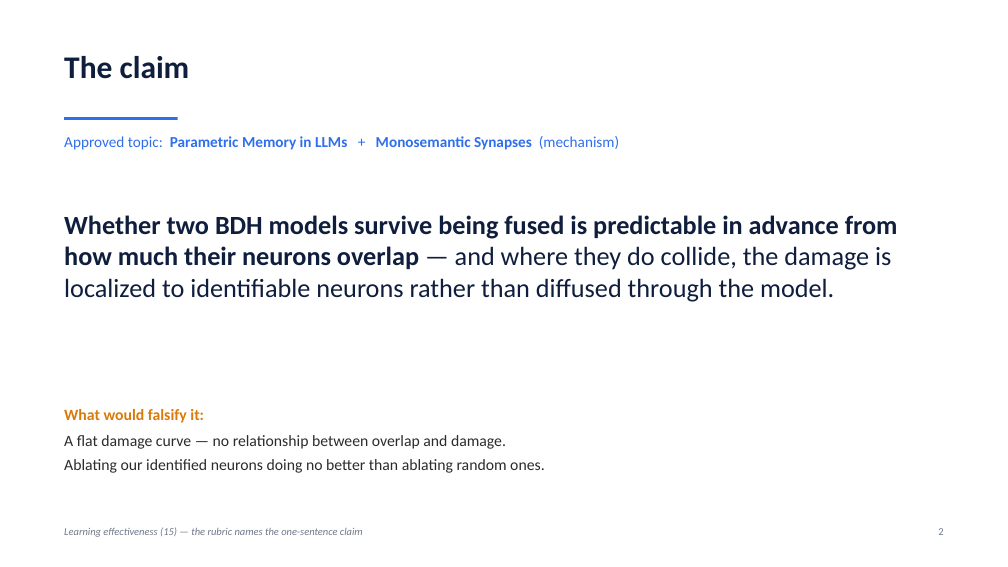
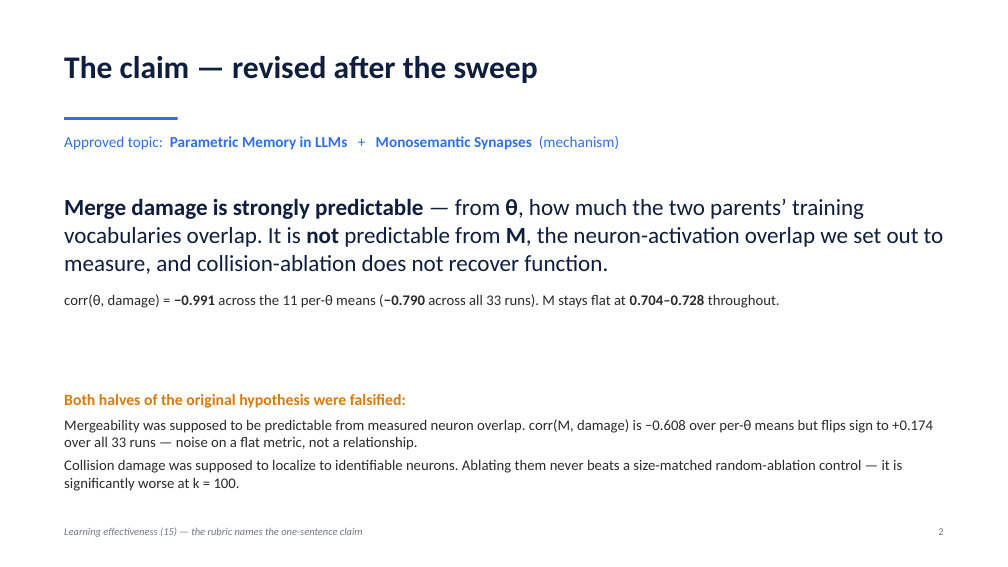
Before and after one commit to Koustav-github/KDAG-Dataforge, a slide deck: slide 2 of docs/Model_Surgery_Deck.pptx. Drawn at 1008x567 pixels with LibreOffice and Linux fonts; fonts in the diff are those of the drawing. Boxes give left, top, right and bottom in pixels: in the first picture for what was removed or moved away, otherwise in the second. Text is boxed around its words. In the diff, an @@ line names an element or a change of style, - is before the commit and + after.

```diff
--- a/docs/Model_Surgery_Deck.pptx
+++ b/docs/Model_Surgery_Deck.pptx
@@ text at bbox=[64, 56, 538, 83]: text changed @@
-The claim
+The claim — revised after the sweep
@@ text at bbox=[64, 198, 944, 308]: text changed; size 25 to 22 pt @@
-Whether two BDH models survive being fused is predictable in advance from how much their neurons overlap — and where they do collide, the damage is localized to identifiable neurons rather than diffused through the model.
+Merge damage is strongly predictable — from θ, how much the two parents’ training vocabularies overlap. It is not predictable from M, the neuron-activation overlap we set out to measure, and collision-ablation does not recover function.
+corr(θ, damage) = −0.991 across the 11 per-θ means (−0.790 across all 33 runs). M stays flat at 0.704–0.728 throughout.
@@ text at bbox=[64, 394, 933, 491]: text changed; size 15 to 14 pt @@
-What would falsify it:
-A flat damage curve — no relationship between overlap and damage.
-Ablating our identified neurons doing no better than ablating random ones.
+Both halves of the original hypothesis were falsified:
+Mergeability was supposed to be predictable from measured neuron overlap. corr(M, damage) is −0.608 over per-θ means but flips sign to +0.174 over all 33 runs — noise on a flat metric, not a relationship.
+Collision damage was supposed to localize to identifiable neurons. Ablating them never beats a size-matched random-ablation control — it is significantly worse at k = 100.
```
Also in this commit, not shown: 6 other slides changed, 2 slides added, 2 slides removed, 6 other files.
